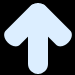
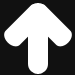
Two versions of the same layered image (75x75). Layer-by-layer changes:
painted on "Shape 1 copy 2" over bbox(4, 3, 48, 74)
removed layer "Shape 1 copy" over bbox(4, 3, 47, 47)
removed layer "Shape 1" over bbox(28, 3, 48, 74)
hid "Background", painted on it over bbox(0, 0, 75, 75)
